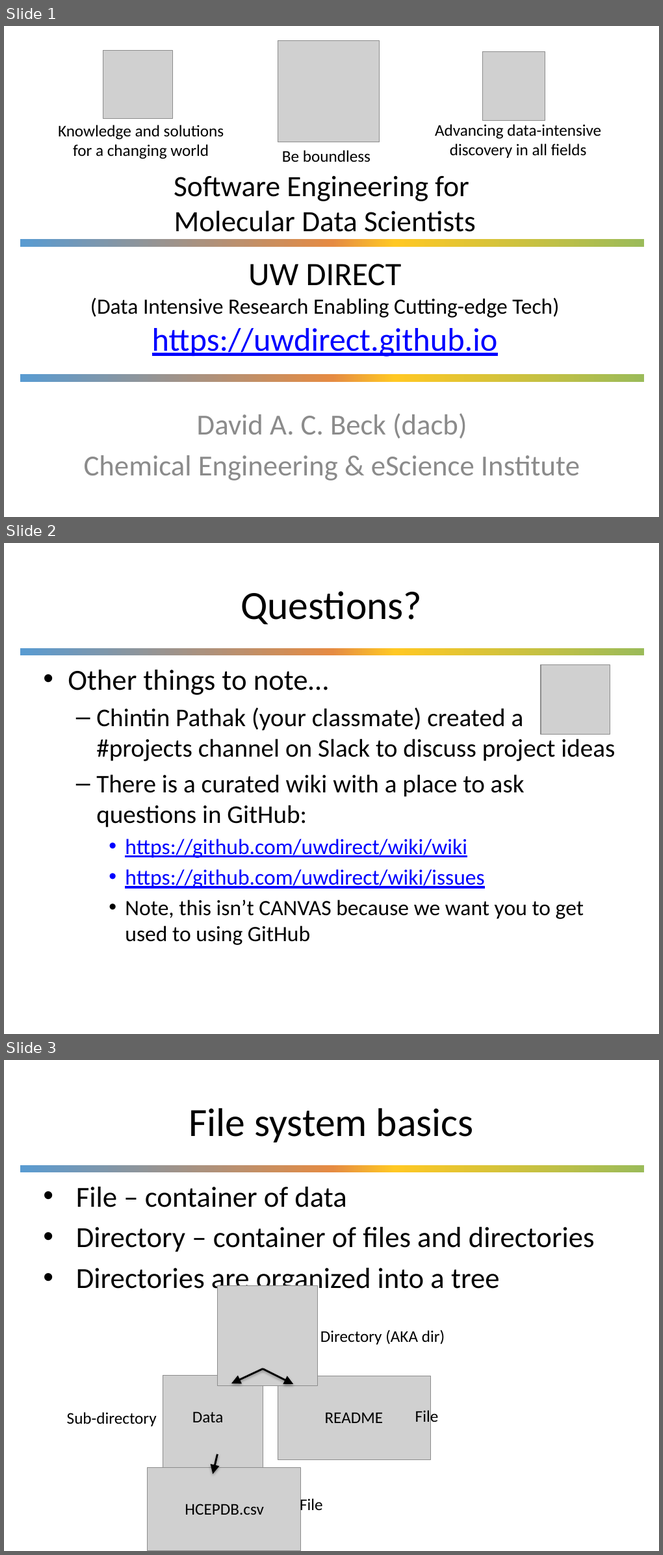
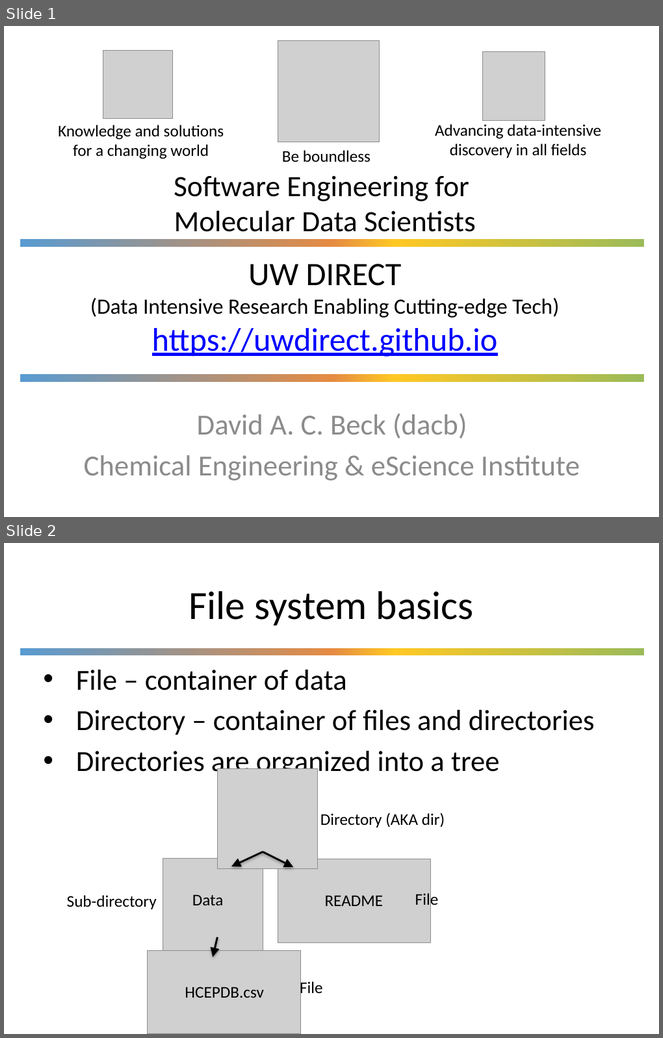
Before and after one commit to UWDIRECT/UWDIRECT.github.io, a slide deck: Wi20_content/SEDS/L1.1.Command_Line.pptx. Shown one above the other, each under a label of ours: slides 1, 2 and 3 before the commit, slides 1 and 2 after it. The pictures are 663x1555 and 663x1038 pixels, drawn with LibreOffice and Linux fonts; fonts in the diff are those of the drawing; grey boxes stand for pictures; background and template pictures are left out. Boxes give left, top, right and bottom in pixels: in the first picture for what was removed or moved away, otherwise in the second. Text is boxed around its words. In the diff, an @@ line names an element or a change of style, - is before the commit and + after.

```diff
--- a/Wi20_content/SEDS/L1.1.Command_Line.pptx
+++ b/Wi20_content/SEDS/L1.1.Command_Line.pptx
@@ slide 2 removed at [4, 543, 659, 1034], background #FFFFFF; not listed: 1 template element that a slide beside it also shows @@
@@ title removed at [241, 591, 422, 624] @@
-Questions?
@@ text removed at [68, 670, 615, 945] @@
-• Other things to note…
-  – Chintin Pathak (your classmate) created a #projects channel on Slack to discuss project ideas
-  – There is a curated wiki with a place to ask questions in GitHub:
-    • https://github.com/uwdirect/wiki/wiki
-    • https://github.com/uwdirect/wiki/issues
-    • Note, this isn’t CANVAS because we want you to get used to using GitHub
@@ picture removed at [542, 665, 610, 733] @@
@@ what was slide 3 is now slide 2 @@
```
Also in this commit, not shown: 11 other files.
